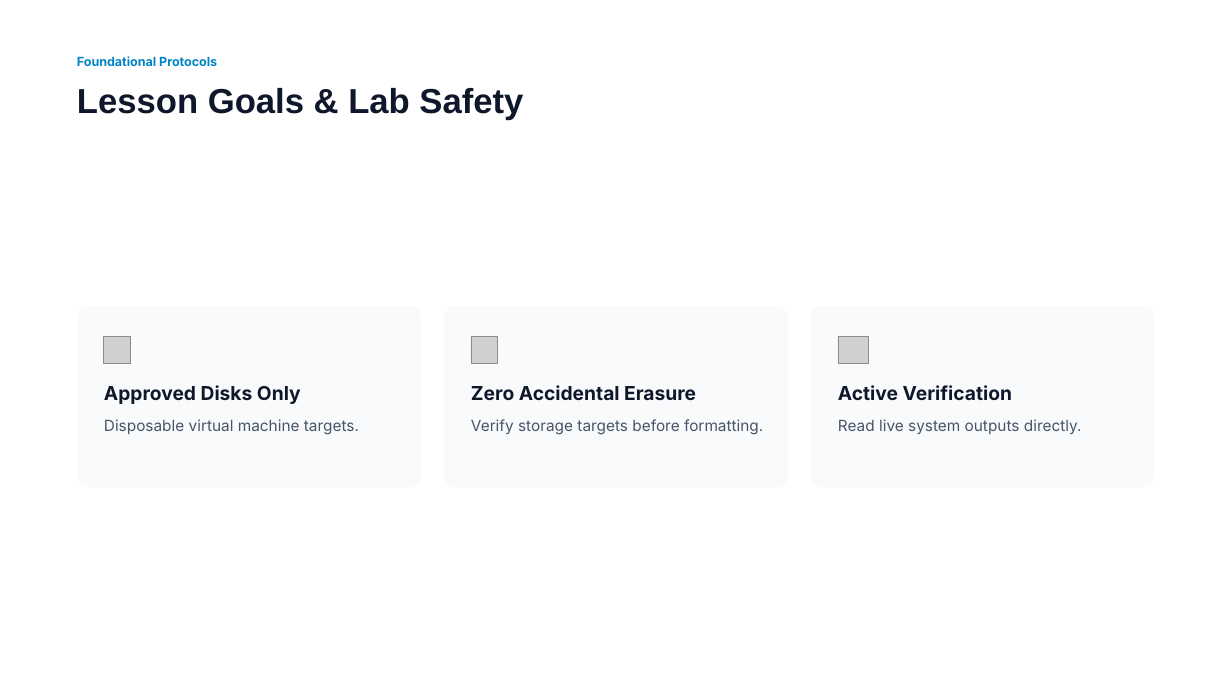
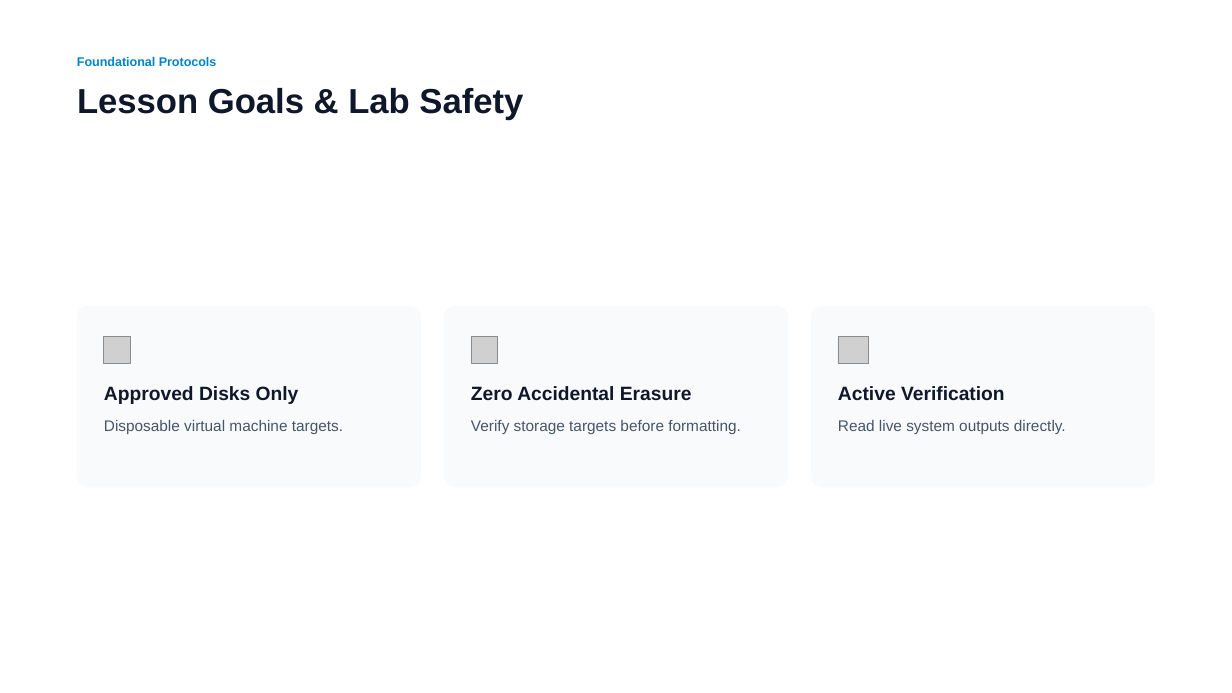
Before and after one commit to flybfree/Linux_Introduction_recovered, a slide deck: slide 2 of Presentation/Lesson 1_ Operating Systems and Linux Fundamentals.pptx. Drawn at 1232x693 pixels with LibreOffice and Linux fonts; fonts in the diff are those of the drawing; grey boxes stand for pictures. Boxes give left, top, right and bottom in pixels: in the first picture for what was removed or moved away, otherwise in the second. Text is boxed around its words. In the diff, an @@ line names an element or a change of style, - is before the commit and + after.

Commit message:
Repair fonts in remaining Linux lesson presentations

```diff
--- a/Presentation/Lesson 1_ Operating Systems and Linux Fundamentals.pptx
+++ b/Presentation/Lesson 1_ Operating Systems and Linux Fundamentals.pptx
@@ font Inter to Arial in 7 elements at [471, 420, 741, 434], [77, 57, 217, 66], [104, 420, 343, 434], [838, 420, 1066, 434], [471, 386, 692, 400], [104, 386, 299, 404], [838, 386, 1005, 400] @@
```
Also in this commit, not shown: 16 other slides changed, 2 slides added, 7 other files.
